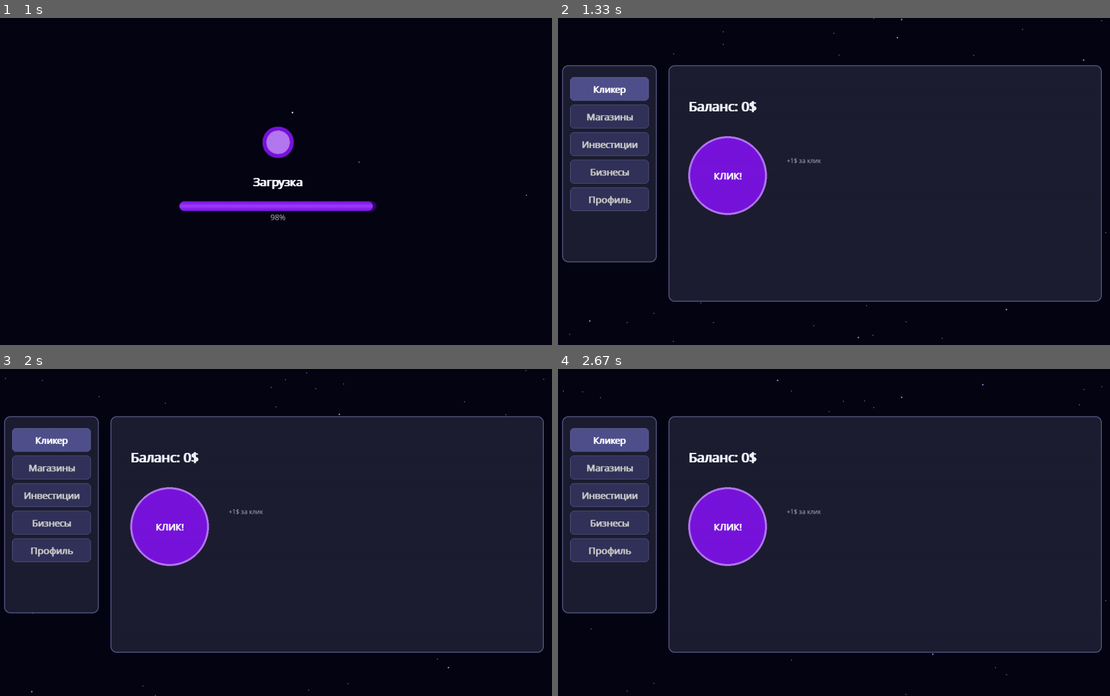
Above: before the commit, frames 1-4 (two rows, left to right).
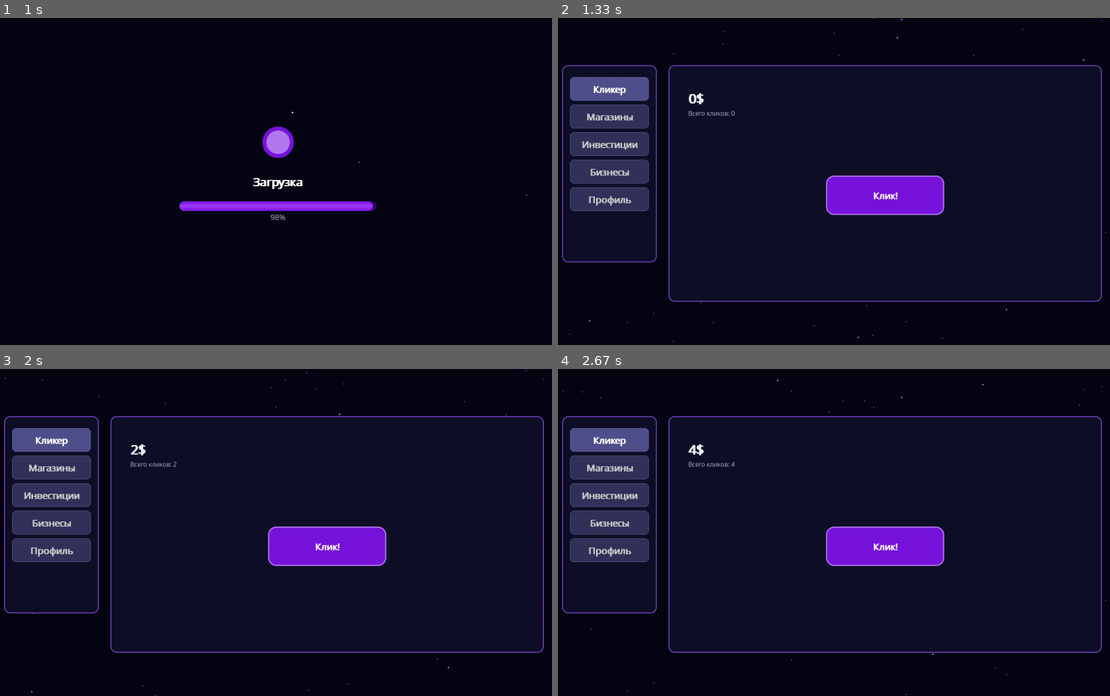
Above: after the commit, the same moments.

Repository: POHel/Black-Empire-game
Game: pygame game, started from main.py
Two runs of this game, one before a commit and one after it. Both use one fixed random seed, a clock stepped at 60 frames per second and the inputs below.
Inputs (mouse positions are in pixels of both pictures, inside the frame that each line leads up to):
- Up to frame 1 (1 s): press the mouse at (342, 210) at 0.92 s
- Up to frame 2 (1.33 s): move the mouse to (795, 135) at 1.02 s; release the mouse at (684, 60) at 1.15 s; click "Играть" at 1.27 s
- Up to frame 3 (2 s): press the mouse at (325, 545) at 1.58 s; move the mouse to (276, 594) at 1.68 s; release the mouse at (226, 646) at 1.82 s; press the mouse at (325, 545) at 1.92 s
- Up to frame 4 (2.67 s): move the mouse to (839, 486) at 2.02 s; release the mouse at (789, 424) at 2.15 s; press the mouse at (883, 545) at 2.25 s; move the mouse to (922, 499) at 2.35 s; release the mouse at (966, 450) at 2.48 s; press the mouse at (883, 545) at 2.58 s

Frame 1 is identical in both runs. In frame 2, 7.0% of the frame differs, in the area x 0-99%, y 14-87%; in frame 3, 7.0%; in frame 4, 7.0%.

Commit message:
починил вроде

Diff:
--- a/main.py
+++ b/main.py
@@ -677,102 +677,89 @@
             pygame.draw.circle(self.screen, (255, 255, 255, 100), (x, y), int(size))
 
 class ClickerMenu:
-    """Простая временная версия кликера."""
+    """Исправленная версия кликера с использованием общей палитры цветов."""
 
     def __init__(self, game):
         self.game = game
         self.balance = 0
         self.click_value = 1
+        self.total_clicks = 0
         self.initialize_ui()
 
     def initialize_ui(self):
         """Инициализация UI кликера."""
-        # Кнопки левой панели навигации
         self.nav_buttons = []
         nav_options = [
             ("Кликер", lambda: None, True),  # Активная кнопка
-            ("Магазины", lambda: self.game.open_shop_selection(), False),
+            ("Магазины", lambda: print("Магазины"), False),
             ("Инвестиции", lambda: self.game.open_investments(), False),
             ("Бизнесы", lambda: print("Бизнесы"), False),
             ("Профиль", lambda: print("Профиль"), False)
         ]
 
         button_width, button_height = 200, 60
-        button_x = 50
-        button_y_start = 150
+        button_x, button_y_start = 50, 150
 
         for i, (text, action, is_active) in enumerate(nav_options):
             rect = pygame.Rect(button_x, button_y_start + i * 70, button_width, button_height)
             self.nav_buttons.append(NavButton(rect, text, action, is_active))
 
+        # Кнопка клика
+        self.click_button_rect = pygame.Rect(700, 400, 300, 100)
+
     def draw(self, surface):
-        """Отрисовывает кликер."""
-        # Рисуем левую панель навигации
+        """Отрисовка кликера."""
+        # Левая панель
         nav_panel_rect = pygame.Rect(30, 120, 240, 500)
-        self.draw_panel(surface, nav_panel_rect, (30, 30, 50, 200))
-
-        # Рисуем правую панель с кликером
+        self.draw_panel(surface, nav_panel_rect)
+
+        # Правая панель
         content_panel_rect = pygame.Rect(300, 120, 1100, 600)
-        self.draw_panel(surface, content_panel_rect, (30, 30, 50, 200))
-
-        # Рисуем кнопки навигации
+        self.draw_panel(surface, content_panel_rect)
+
+        # Кнопки навигации
         for button in self.nav_buttons:
             button.draw(surface, self.game.font_manager.get_font('button'))
 
-        # Рисуем интерфейс кликера
-        self.draw_clicker_interface(surface, 350, 200)
-
-    def draw_panel(self, surface, rect, color):
-        """Рисует панель с закругленными углами."""
-        pygame.draw.rect(surface, color, rect, border_radius=15)
-        pygame.draw.rect(surface, (100, 100, 150, 255), rect, width=2, border_radius=15)
-
-    def draw_clicker_interface(self, surface, x, y):
-        """Рисует интерфейс кликера."""
-        # Баланс
-        balance_font = self.game.font_manager.get_font('title')
-        balance_text = f"Баланс: {self.balance}$"
-        balance_surf = balance_font.render(balance_text, True, TEXT_PRIMARY)
-        surface.blit(balance_surf, (x, y))
-
-        # Кнопка для клика
-        click_button_rect = pygame.Rect(x, y + 100, 200, 200)
-        pygame.draw.circle(surface, PURPLE_PRIMARY, click_button_rect.center, 100)
-        pygame.draw.circle(surface, LIGHT_PURPLE, click_button_rect.center, 100, 5)
-
-        click_font = self.game.font_manager.get_font('button')
-        click_text = "КЛИК!"
-        click_surf = click_font.render(click_text, True, TEXT_PRIMARY)
-        click_rect = click_surf.get_rect(center=click_button_rect.center)
-        surface.blit(click_surf, click_rect)
-
-        # Значение клика
-        value_font = self.game.font_manager.get_font('desc')
-        value_text = f"+{self.click_value}$ за клик"
-        value_surf = value_font.render(value_text, True, TEXT_SECONDARY)
-        surface.blit(value_surf, (x + 250, y + 150))
-
-    def handle_click(self):
-        """Обрабатывает клик по кнопке."""
-        self.balance += self.click_value
+        # Статистика
+        self.draw_stats(surface, 350, 180)
+
+        # Кнопка клика
+        self.draw_click_button(surface)
+
+    def draw_panel(self, surface, rect):
+        """Панель с цветом из палитры."""
+        pygame.draw.rect(surface, PANEL_BG, rect, border_radius=15)
+        pygame.draw.rect(surface, BAR_HIGHLIGHT, rect, width=2, border_radius=15)
+
+    def draw_stats(self, surface, x, y):
+        """Отрисовка статистики кликера."""
+        font_big = self.game.font_manager.get_font('title')
+        font_small = self.game.font_manager.get_font('desc')
+
+        balance_text = font_big.render(f"{self.balance}$", True, TEXT_PRIMARY)
+        clicks_text = font_small.render(f"Всего кликов: {self.total_clicks}", True, TEXT_SECONDARY)
+
+        surface.blit(balance_text, (x, y))
+        surface.blit(clicks_text, (x, y + 50))
+
+    def draw_click_button(self, surface):
+        """Рисует кнопку для клика."""
+        pygame.draw.rect(surface, PURPLE_PRIMARY, self.click_button_rect, border_radius=20)
+        pygame.draw.rect(surface, LIGHT_PURPLE, self.click_button_rect, 3, border_radius=20)
+
+        font = self.game.font_manager.get_font('button')
+        text = font.render("Клик!", True, TEXT_PRIMARY)
+        text_rect = text.get_rect(center=self.click_button_rect.center)
+        surface.blit(text, text_rect)
 
     def handle_event(self, event):
-        """Обрабатывает события кликера."""
+        """Обработка кликов по кнопке."""
         if event.type == pygame.MOUSEBUTTONDOWN and event.button == 1:
-            mouse_pos = pygame.mouse.get_pos()
-
-            # Проверяем клики по кнопкам навигации
-            for button in self.nav_buttons:
-                if button.rect.collidepoint(mouse_pos):
-                    button.click()
-                    return True
-
-            # Проверяем клик по кнопке кликера
-            click_button_rect = pygame.Rect(350, 300, 200, 200)
-            if click_button_rect.collidepoint(mouse_pos):
-                self.handle_click()
+            if self.click_button_rect.collidepoint(event.pos):
+                self.balance += self.click_value
+                self.total_clicks += 1
                 return True
-
         return False
 
 #вкладка Инвестиции
